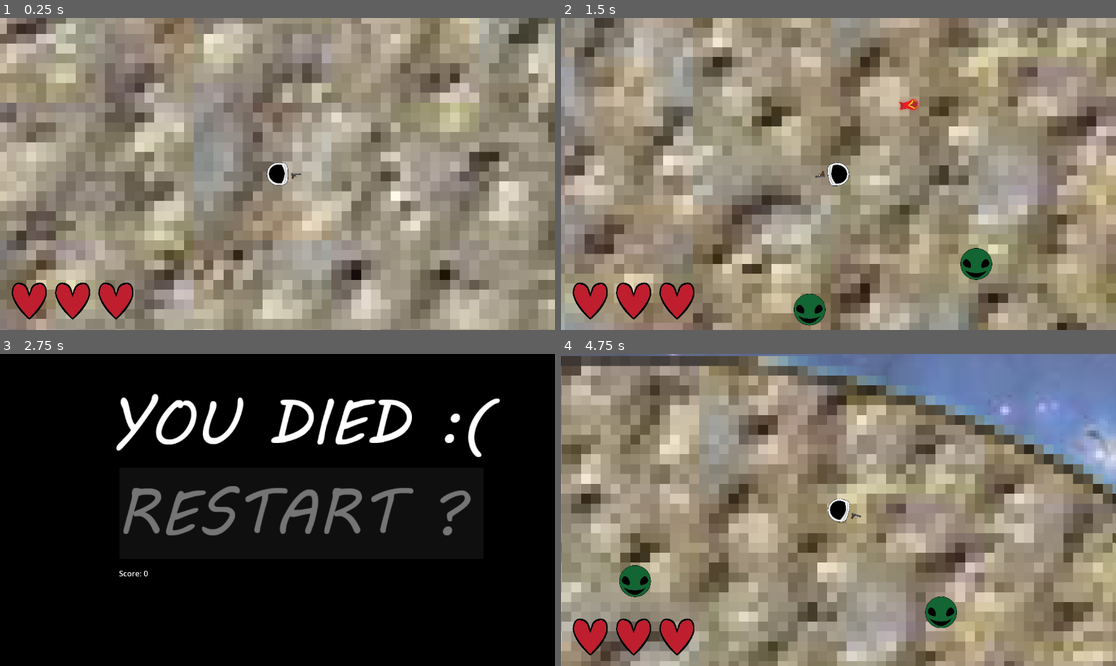
Above: before the commit, frames 1-4 (two rows, left to right).
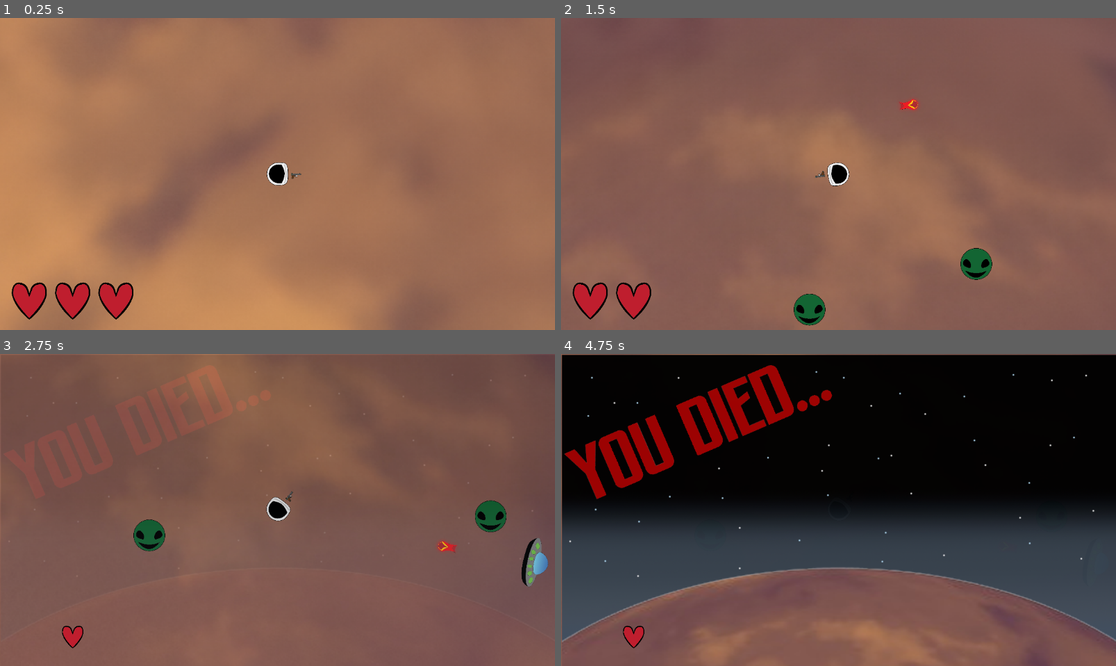
Above: after the commit, the same moments.

Repository: gkdjldgs/Spacegame
Game: Godot game, scene res://scripts/main.tscn
Same seed, same stepped clock (60 frames per second), same inputs: the game is played once before the commit and once after it.
Inputs (mouse positions are in pixels of both pictures, inside the frame that each line leads up to):
- Up to frame 1 (0.25 s): no input
- Up to frame 2 (1.5 s): tap Enter at 0.5 s; move the mouse to (960, 158) at 0.52 s; hold D (right) 0.53-1.28 s; click (960, 158) at 0.6 s; move the mouse to (727, 189) at 1.27 s; hold S (down) from 1.28 s (still down); tap Alt at 1.35 s
- Up to frame 3 (2.75 s): move the mouse to (333, 441) at 2.02 s; release S (down) at 2.03 s; hold D (right) from 2.03 s (still down); tap Shift at 2.1 s
- Up to frame 4 (4.75 s): release D (right) at 2.75 s; click (860, 513) at 2.77 s; move the mouse to (810, 572) at 3.52 s; hold W (up) 3.53-4.28 s; click (810, 572) at 3.6 s; move the mouse to (1005, 556) at 4.27 s; hold A (left) from 4.28 s (still down); tap Alt at 4.35 s

The runs differ from the first frame. In frame 1, 95% of the frame differs, in the area x 0-100%, y 0-100%; in frame 2, 88%; in frame 3, 100%; in frame 4, 98%.
Error after the commit: Trying to get a return value of a method that returns "void" (res://scripts/player.gd:45)

Commit message:
DEATH ANIMATION
When you die now it plays an animation that freezes the player and will eventually show the player stats on death

Diff:
--- /dev/null
+++ b/deathscreeen.gd
@@ -0,0 +1,11 @@
+extends CanvasLayer
+
+
+# Called when the node enters the scene tree for the first time.
+func _ready() -> void:
+	pass # Replace with function body.
+
+
+# Called every frame. 'delta' is the elapsed time since the previous frame.
+func _process(delta: float) -> void:
+	pass
--- /dev/null
+++ b/deathscreeen.tscn
@@ -0,0 +1,54 @@
+[gd_scene load_steps=6 format=3 uid="uid://bdvnprmpqed3b"]
+
+[ext_resource type="Script" uid="uid://de6xortmxkmou" path="res://deathscreeen.gd" id="1_8edqn"]
+[ext_resource type="Texture2D" uid="uid://dxy0itsonvkox" path="res://scripts/deathscreener.png" id="1_ceesr"]
+
+[sub_resource type="Animation" id="Animation_8edqn"]
+length = 0.001
+tracks/0/type = "value"
+tracks/0/imported = false
+tracks/0/enabled = true
+tracks/0/path = NodePath("Sprite2D:modulate")
+tracks/0/interp = 1
+tracks/0/loop_wrap = true
+tracks/0/keys = {
+"times": PackedFloat32Array(0),
+"transitions": PackedFloat32Array(1),
+"update": 0,
+"values": [Color(1, 1, 1, 1)]
+}
+
+[sub_resource type="Animation" id="Animation_ceesr"]
+resource_name = "deathanimation"
+length = 2.5
+tracks/0/type = "value"
+tracks/0/imported = false
+tracks/0/enabled = true
+tracks/0/path = NodePath("Sprite2D:modulate")
+tracks/0/interp = 1
+tracks/0/loop_wrap = true
+tracks/0/keys = {
+"times": PackedFloat32Array(0.1, 2.5),
+"transitions": PackedFloat32Array(1, 1),
+"update": 0,
+"values": [Color(1, 1, 1, 0), Color(1, 1, 1, 1)]
+}
+
+[sub_resource type="AnimationLibrary" id="AnimationLibrary_8edqn"]
+_data = {
+&"RESET": SubResource("Animation_8edqn"),
+&"deathanimation": SubResource("Animation_ceesr")
+}
+
+[node name="CanvasLayer" type="CanvasLayer"]
+script = ExtResource("1_8edqn")
+
+[node name="Sprite2D" type="Sprite2D" parent="."]
+position = Vector2(578, 326)
+texture = ExtResource("1_ceesr")
+
+[node name="AnimationPlayer" type="AnimationPlayer" parent="Sprite2D"]
+root_node = NodePath("../..")
+libraries = {
+&"": SubResource("AnimationLibrary_8edqn")
+}
--- a/scripts/main.tscn
+++ b/scripts/main.tscn
@@ -1,7 +1,7 @@
 [gd_scene load_steps=13 format=3 uid="uid://cqow47bch5ocs"]
 
 [ext_resource type="Script" uid="uid://blyusjbdydqg5" path="res://scripts/main.gd" id="1_irwmq"]
-[ext_resource type="Texture2D" uid="uid://cirmmt8vl31d4" path="res://images/planet.png" id="1_q753v"]
+[ext_resource type="Texture2D" uid="uid://do4g3w4qki4kk" path="res://images/marsterrain-removebg-preview.png" id="3_ocx4e"]
 [ext_resource type="Script" uid="uid://b538ebb8m1t4j" path="res://scripts/manager.gd" id="4_hakmx"]
 [ext_resource type="Script" uid="uid://cik3rnsqebmn8" path="res://scripts/autoload.gd" id="5_0nr8p"]
 [ext_resource type="PackedScene" uid="uid://ccfhqh8b837fa" path="res://scripts/player.tscn" id="6_ocx4e"]
@@ -36,10 +36,9 @@
 texture = ExtResource("7_ocx4e")
 
 [node name="Planet" type="Sprite2D" parent="."]
-texture_filter = 1
-position = Vector2(-2.75, -37.552673)
-scale = Vector2(2.7392344, 2.7392342)
-texture = ExtResource("1_q753v")
+position = Vector2(-3.9999976, -4.000001)
+scale = Vector2(0.326, 0.32599998)
+texture = ExtResource("3_ocx4e")
 
 [node name="StaticBody2D" type="StaticBody2D" parent="."]
 position = Vector2(1.2500305, -37.552673)
@@ -58,6 +57,7 @@
 position = Vector2(0, -4)
 
 [node name="NavigationRegion2D" type="NavigationRegion2D" parent="."]
+position = Vector2(0, 2)
 navigation_polygon = SubResource("NavigationPolygon_kv812")
 
 [node name="enemyspawner" type="Node" parent="."]
@@ -72,24 +72,28 @@
 autostart = true
 
 [node name="detection1" type="Area2D" parent="."]
+visible = false
 
 [node name="CollisionShape2D" type="CollisionShape2D" parent="detection1"]
 position = Vector2(1, -195.75)
 shape = SubResource("RectangleShape2D_ragmj")
 
 [node name="detection2" type="Area2D" parent="."]
+visible = false
 
 [node name="CollisionShape2D" type="CollisionShape2D" parent="detection2"]
 position = Vector2(2.25, -62.25)
 shape = SubResource("RectangleShape2D_kv812")
 
 [node name="detection3" type="Area2D" parent="."]
+visible = false
 
 [node name="CollisionShape2D" type="CollisionShape2D" parent="detection3"]
 position = Vector2(1, 56.5)
 shape = SubResource("RectangleShape2D_ocx4e")
 
 [node name="detection4" type="Area2D" parent="."]
+visible = false
 
 [node name="CollisionShape2D" type="CollisionShape2D" parent="detection4"]
 position = Vector2(1, 180.5)
--- a/scripts/player.gd
+++ b/scripts/player.gd
@@ -2,6 +2,7 @@
 class_name Player
 
 var speed = 60
+var hit = false
 @onready var health = $health.health
 @onready var weapon = $weapon
 
@@ -32,11 +33,16 @@
 		weapon.shoot()
 
 func player_hit():
-	if $Timer.is_stopped():
+	if hit == false:
+		hit = true
 		health -= 1
 		healthy()
-		$CanvasLayer.heartcheck()
+		await $CanvasLayer.heartcheck()
+		hit = false
 		if health == 0:
-			get_tree().change_scene_to_file('res://death.tscn')
+			get_tree().paused = true
+			$deathscreeen.show()
+			await $deathscreeen/Sprite2D/AnimationPlayer.play("deathanimation")
+
 	else:
-		$Timer.start()
+		pass
--- a/scripts/player.tscn
+++ b/scripts/player.tscn
@@ -6,6 +6,7 @@
 [ext_resource type="PackedScene" uid="uid://8vaw3h13p0io" path="res://scripts/health.tscn" id="4_pqap4"]
 [ext_resource type="PackedScene" uid="uid://c6dm6cnrpjrlv" path="res://scripts/weapon.tscn" id="5_2c7ny"]
 [ext_resource type="PackedScene" uid="uid://b2w8psh5gq154" path="res://gui.tscn" id="6_0jhex"]
+[ext_resource type="PackedScene" uid="uid://bdvnprmpqed3b" path="res://deathscreeen.tscn" id="7_38am0"]
 
 [sub_resource type="CapsuleShape2D" id="CapsuleShape2D_kv812"]
 radius = 9.23077
@@ -45,3 +46,7 @@
 
 [node name="CanvasLayer" parent="." instance=ExtResource("6_0jhex")]
 layer = 4
+
+[node name="deathscreeen" parent="." instance=ExtResource("7_38am0")]
+process_mode = 3
+visible = false
Not shown, added: deathscreeen.gd.uid
Binary file added: images/marsterrain-removebg-preview.png
Not shown, added: images/marsterrain-removebg-preview.png.import
Binary file added: scripts/deathscreener.png
Not shown, added: scripts/deathscreener.png.import
Not shown: 1 places in scripts/player.tscn that only renumber resources
